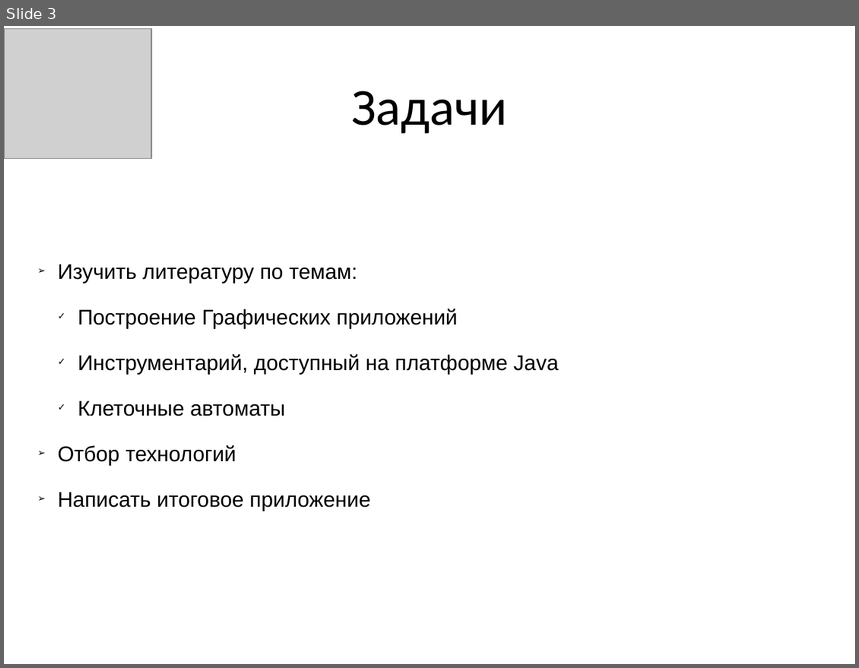
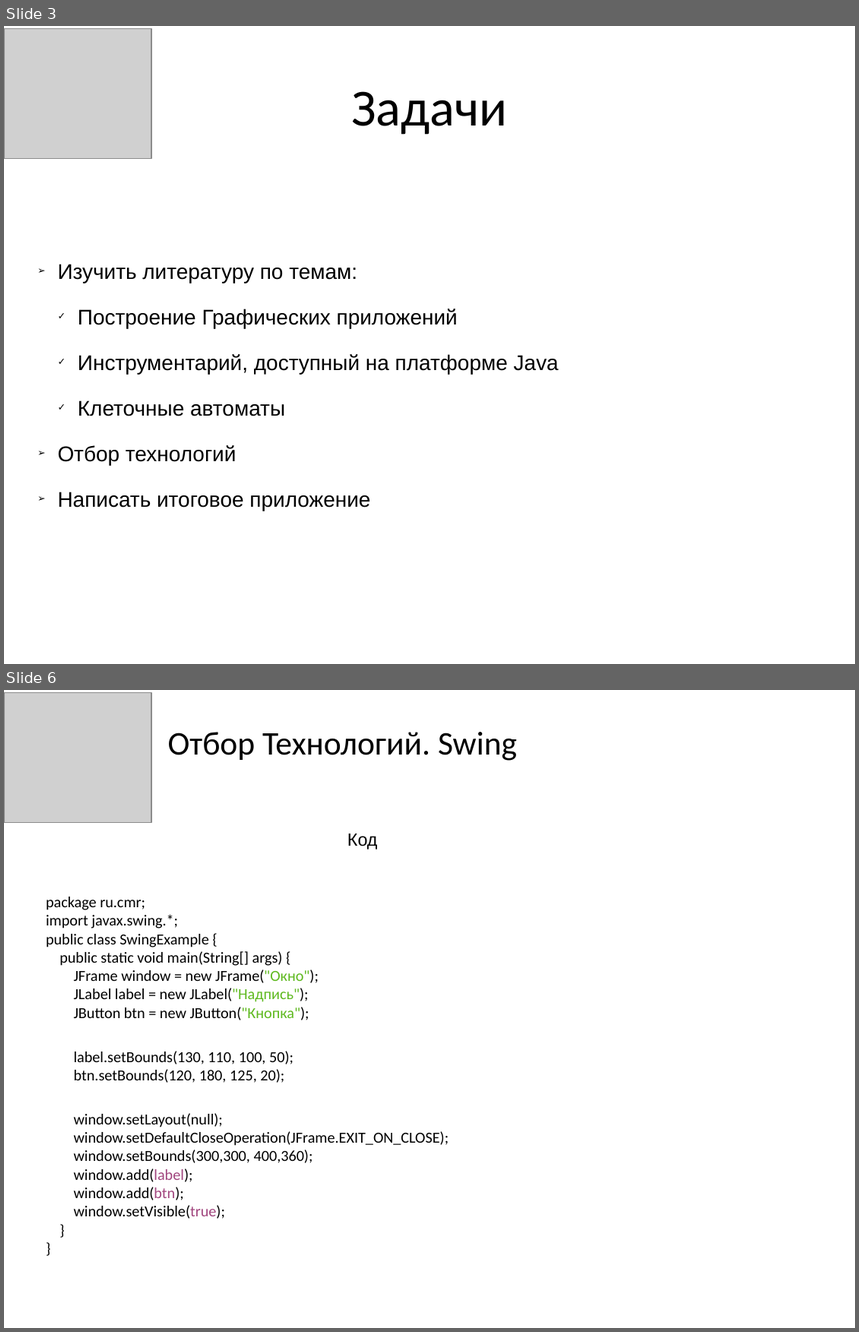
Before and after one commit to CymerR/GFX_1, a slide deck: Презентация.pptx. Shown one above the other, each under a label of ours: slide 3 before the commit, slides 3 and 6 after it; the slides between them are not shown. The pictures are 859x668 and 859x1332 pixels, drawn with LibreOffice and Linux fonts; fonts in the diff are those of the drawing; grey boxes stand for pictures. Boxes give left, top, right and bottom in pixels: in the first picture for what was removed or moved away, otherwise in the second. Text is boxed around its words. In the diff, an @@ line names an element or a change of style, - is before the commit and + after.

```diff
--- a/Презентация.pptx
+++ b/Презентация.pptx
@@ slide 6 added at (4,690,855,1328), background #FFFFFF @@
@@ picture added at (4,692,151,823) @@
@@ text added at (168,732,517,761), 28 pt, text #000000 @@
+Отбор Технологий. Swing
@@ text added at (348,834,378,850), 15 pt, text #000000 @@
+Код
@@ text added at (46,897,449,1219), 13 pt, text #000000 @@
+package ru.cmr;
+import javax.swing.*;
+public class SwingExample {
+public static void main(String[] args) {
+JFrame window = new JFrame("Окно");
+JLabel label = new JLabel("Надпись");
+JButton btn = new JButton("Кнопка");
+label.setBounds(130, 110, 100, 50);
+btn.setBounds(120, 180, 125, 20);
+window.setLayout(null);
+window.setDefaultCloseOperation(JFrame.EXIT_ON_CLOSE);
+window.setBounds(300,300, 400,360);
+window.add(label);
+window.add(btn);
+window.setVisible(true);
+}
+}
```
Also in this commit, not shown: 2 slides changed, 24 other slides added, 2 slides removed, 2 other files.
